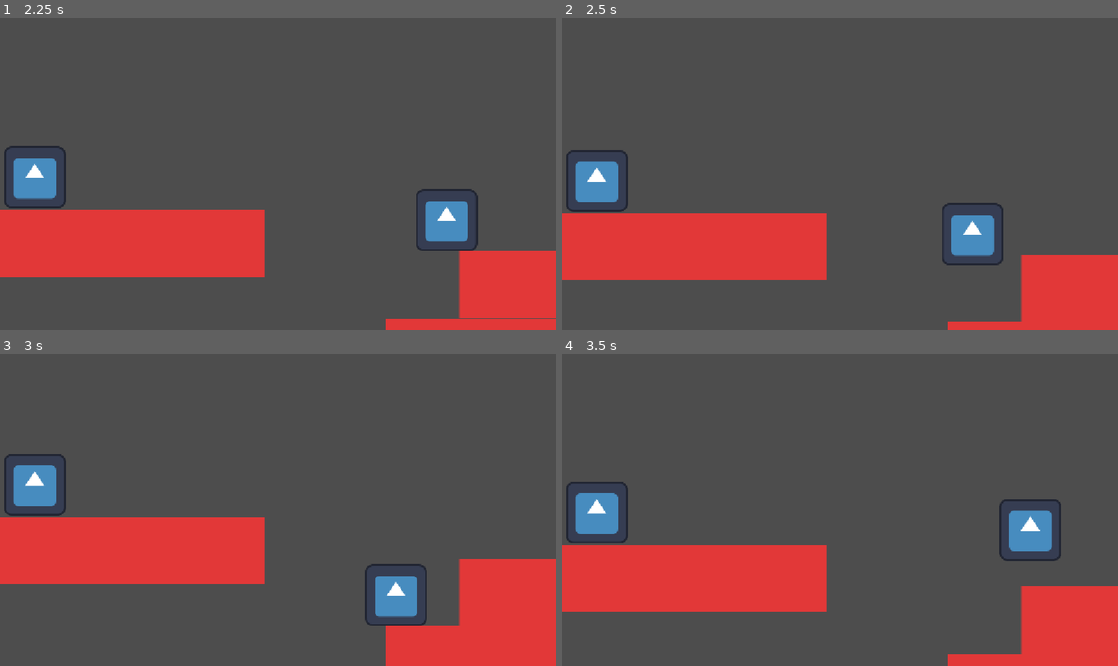
Above: before the commit, frames 1-4 (two rows, left to right).
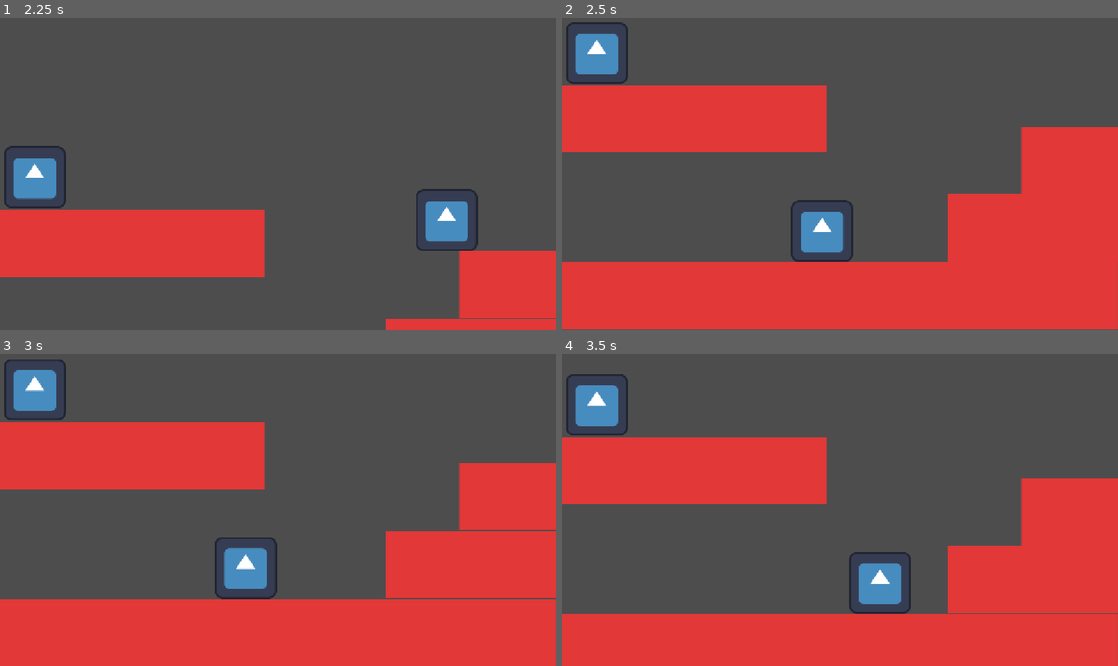
Above: after the commit, the same moments.

Repository: psahyadamar/Only-way-is-UP
Game: Godot game, scene res://Levelnya.tscn
Two runs of this game, one before a commit and one after it. Both use one fixed random seed, a clock stepped at 60 frames per second and the inputs below. The engine's default icon, where the game draws it, is replaced by a stand-in: a white triangle on a blue panel in a dark square.
Inputs:
- Up to frame 1 (2.25 s): tap Enter at 0.5 s; hold D (Right) 0.53-2.03 s; tap Space (Jump) at 0.77, 1.52 s; hold A (Left) from 2.03 s (still down)
- Up to frame 2 (2.5 s): keep holding A (Left)
- Up to frame 3 (3 s): release A (Left) at 2.78 s; hold D (Right) from 2.78 s (still down)
- Up to frame 4 (3.5 s): keep holding D (Right); tap Space (Jump) at 3.02 s

Frame 1 is identical in both runs. In frame 2, 46% of the frame differs, in the area x 0-100%, y 1-100%; in frame 3, 47%; in frame 4, 46%.

Commit message:
Change 3

Diff:
--- a/Gamejam/Levelnya.tscn
+++ b/Gamejam/Levelnya.tscn
@@ -4,12 +4,28 @@
 [ext_resource type="PackedScene" uid="uid://e5txbv3mu3af" path="res://Platform bawah.tscn" id="2_eudrh"]
 [ext_resource type="PackedScene" uid="uid://pcowgfb2f16b" path="res://kill.tscn" id="3_03wdf"]
 [ext_resource type="Texture2D" uid="uid://barq67eed08is" path="res://icon.svg" id="4_ctvbi"]
+[ext_resource type="Texture2D" uid="uid://dtqpwhywc6687" path="res://api.png" id="5_1infi"]
 
 [sub_resource type="RectangleShape2D" id="RectangleShape2D_370rq"]
 size = Vector2(90, 99)
 
-[sub_resource type="RectangleShape2D" id="RectangleShape2D_7g27b"]
-size = Vector2(1175, 586.5)
+[sub_resource type="GDScript" id="GDScript_370rq"]
+script/source = "extends Sprite2D
+
+
+# Called when the node enters the scene tree for the first time.
+func _ready() -> void:
+	pass # Replace with function body.
+
+
+# Called every frame. 'delta' is the elapsed time since the previous frame.
+func _process(delta: float) -> void:
+	$\".\".position.y += -3
+
+"
+
+[sub_resource type="RectangleShape2D" id="RectangleShape2D_h4et6"]
+size = Vector2(2488.085, 326)
 
 [node name="Node2D" type="Node2D" unique_id=14881383]
 
@@ -39,12 +55,16 @@
 position = Vector2(179, 37)
 shape = SubResource("RectangleShape2D_370rq")
 
-[node name="Kill2" parent="." unique_id=708623693 instance=ExtResource("3_03wdf")]
-position = Vector2(589, 1044)
+[node name="Sprite2D" type="Sprite2D" parent="." unique_id=333789884]
+position = Vector2(593.375, 1237)
+scale = Vector2(0.47908327, 0.99999994)
+texture = ExtResource("5_1infi")
+script = SubResource("GDScript_370rq")
 
-[node name="Sprite2D" type="Sprite2D" parent="Kill2" unique_id=1202744350]
-position = Vector2(110, -37)
+[node name="Kill2" parent="Sprite2D" unique_id=481969439 instance=ExtResource("3_03wdf")]
+scale = Vector2(1, 0.99999994)
 
-[node name="CollisionShape2D" type="CollisionShape2D" parent="Kill2" unique_id=1702291346]
-position = Vector2(-9.5, 236.75)
-shape = SubResource("RectangleShape2D_7g27b")
+[node name="CollisionShape2D" type="CollisionShape2D" parent="Sprite2D/Kill2" unique_id=691887558]
+position = Vector2(11.741089, -3)
+scale = Vector2(0.9999997, 0.9999999)
+shape = SubResource("RectangleShape2D_h4et6")
--- /dev/null
+++ b/Gamejam/kill_lava.tscn
@@ -0,0 +1,3 @@
+[gd_scene format=3 uid="uid://b52rvpcjfrt6o"]
+
+[node name="Kill Lava" type="Area2D" unique_id=1263590705]
